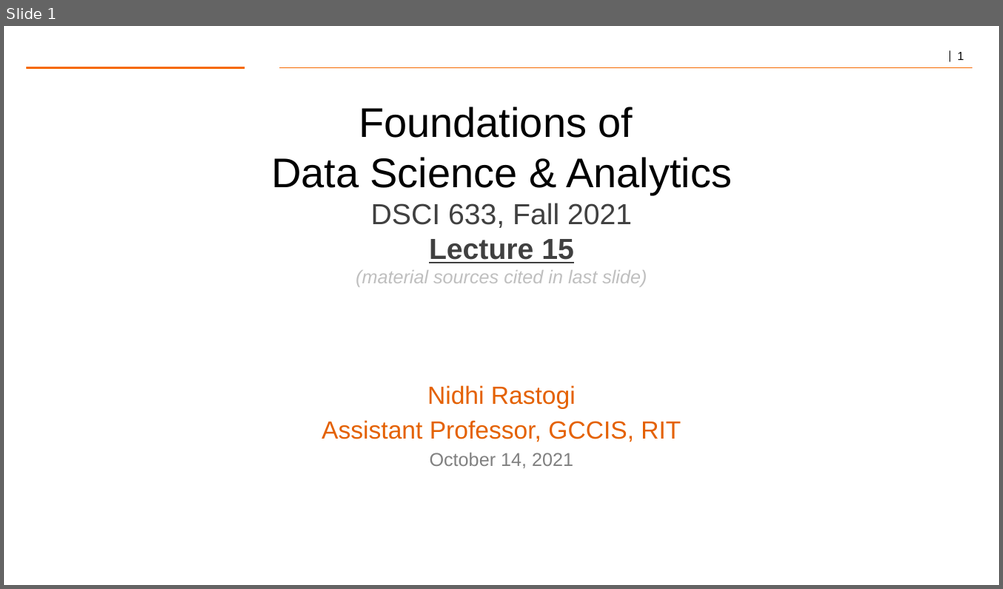
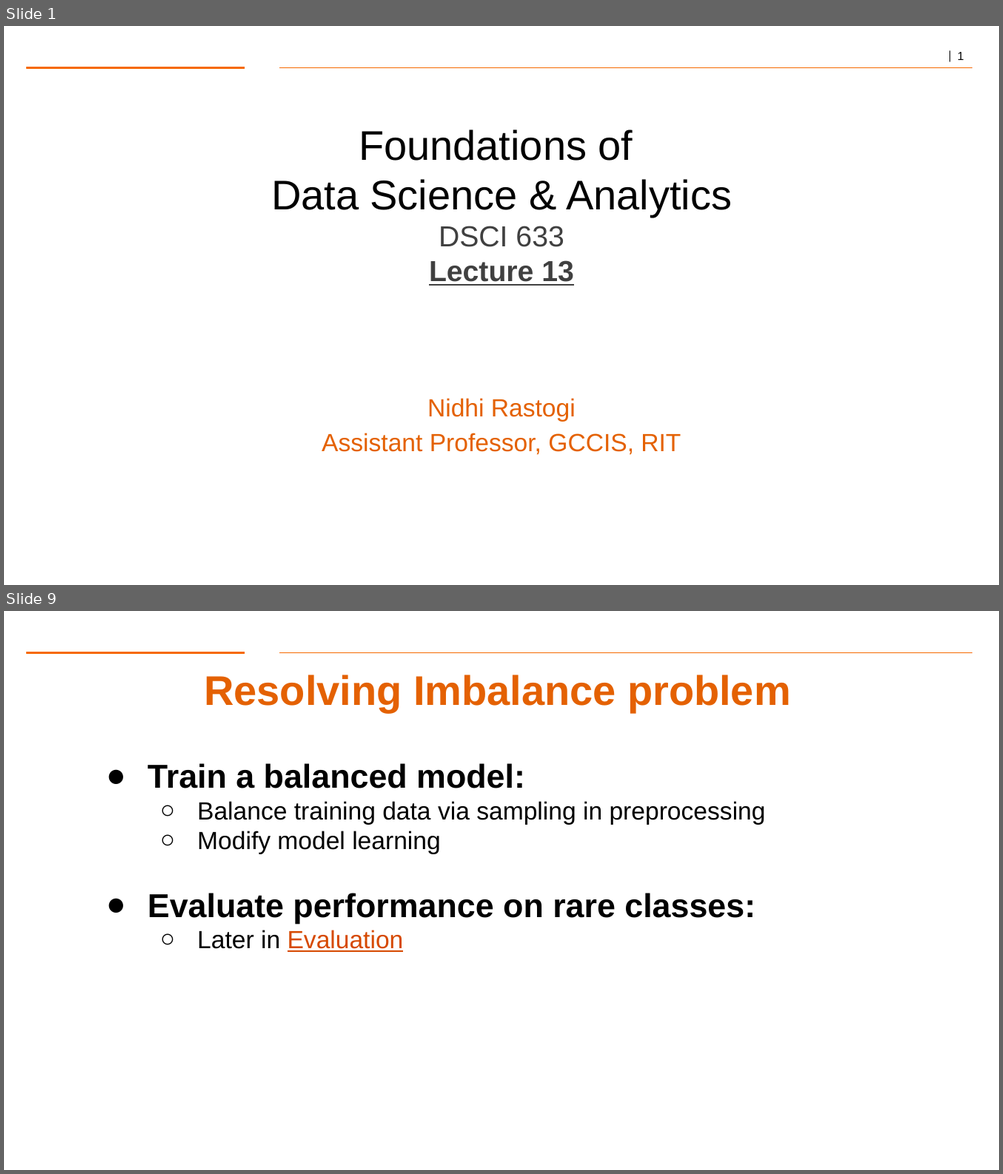
Before and after one commit to gk5951/RIT-DSCI-633-FDS, a slide deck: Syllabus/Lecture13/Lec13.pptx. Shown one above the other, each under a label of ours: slide 1 before the commit, slides 1 and 9 after it; the slides between them are not shown. The pictures are 1003x589 and 1003x1174 pixels, drawn with LibreOffice and Linux fonts; fonts in the diff are those of the drawing; background and template pictures are left out. Boxes give left, top, right and bottom in pixels: in the first picture for what was removed or moved away, otherwise in the second. Text is boxed around its words. In the diff, an @@ line names an element or a change of style, - is before the commit and + after.

```diff
--- a/Syllabus/Lecture13/Lec13.pptx
+++ b/Syllabus/Lecture13/Lec13.pptx
@@ slide 9 added at (4, 611, 999, 1170), background #FFFFFF; not listed: 2 template elements that a slide beside it also shows @@
@@ title added at (204, 675, 791, 712), 40 pt, text #E46102, bold @@
+Resolving Imbalance problem
@@ text added at (148, 763, 765, 952), 24 pt, text #000000 @@
+● Train a balanced model:
+  ○ Balance training data via sampling in preprocessing
+  ○ Modify model learning
+● Evaluate performance on rare classes:
+  ○ Later in Evaluation
@@ slide 1 changed as well @@
@@ text at (271, 130, 731, 286): text changed @@
-Foundations of
-Data Science & Analytics
-DSCI 633, Fall 2021
-Lecture 15
-(material sources cited in last slide)
+Foundations of
+Data Science & Analytics
+DSCI 633
+Lecture 13
@@ text at (430, 453, 573, 469): paragraph removed @@
-October 14, 2021
```
Also in this commit, not shown: 1 other slide changed, 15 other slides added, 36 slides removed, 11 other files.
